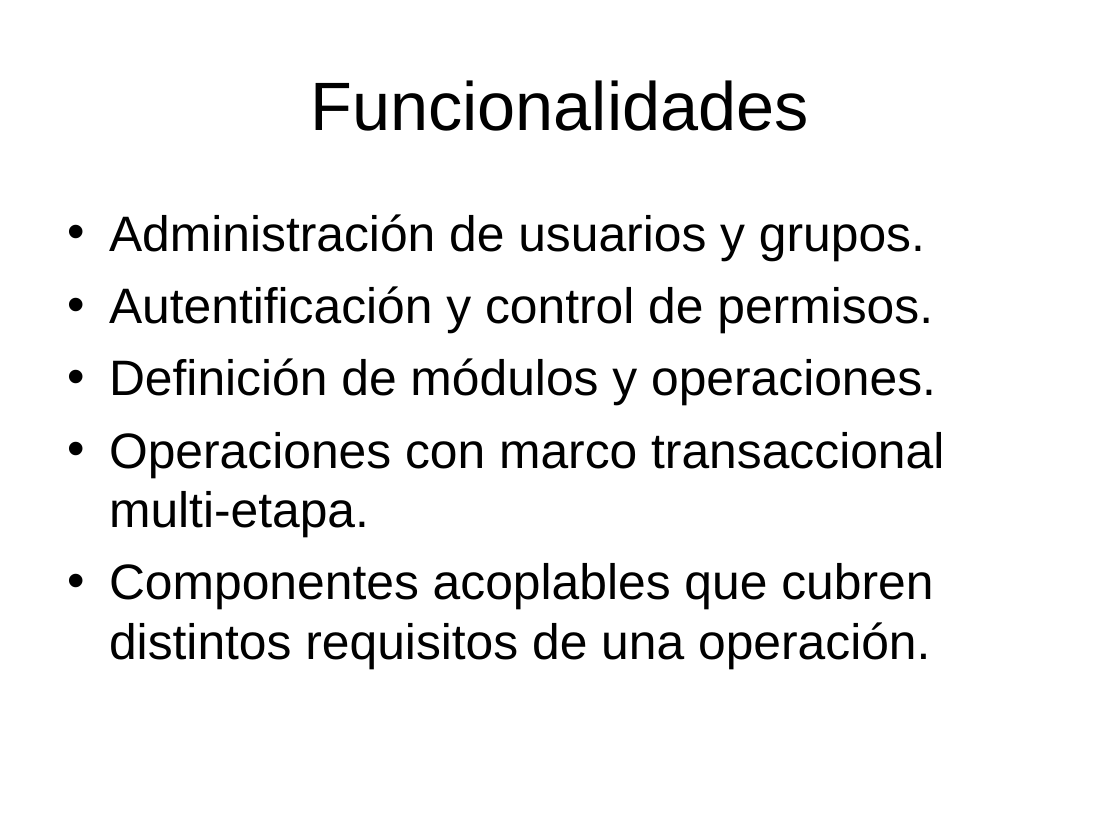
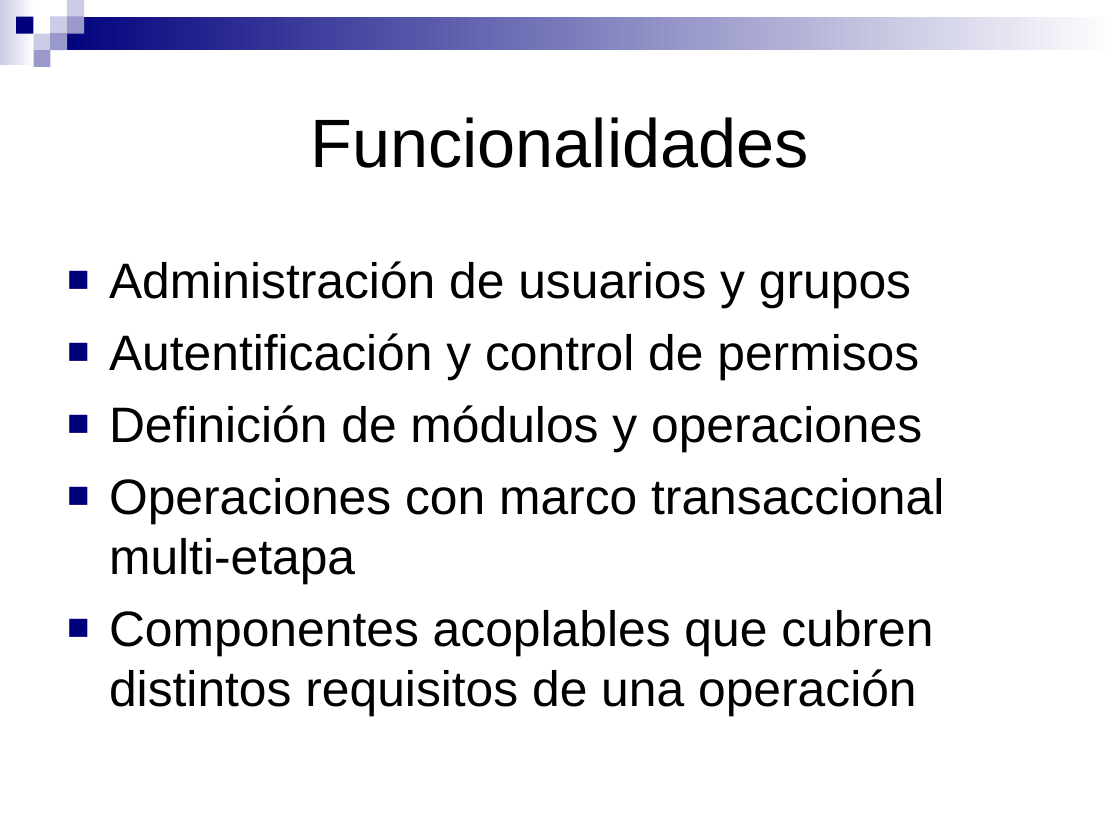
Before and after one commit to SIU-Toba/framework, a slide deck: slide 4 of doc/presentacion/Jornadas JAIIO.ppt. Drawn at 1120x840 pixels with LibreOffice and Linux fonts; fonts in the diff are those of the drawing. Boxes give left, top, right and bottom in pixels: in the first picture for what was removed or moved away, otherwise in the second. Text is boxed around its words. In the diff, an @@ line names an element or a change of style, - is before the commit and + after.

```diff
--- a/doc/presentacion/Jornadas JAIIO.ppt
+++ b/doc/presentacion/Jornadas JAIIO.ppt
@@ group added at (0, 0, 1120, 67): 9 rectangles @@
@@ title "Funcionalidades": place and size @@
-title "Funcionalidades" at (311, 80, 809, 131)
+title "Funcionalidades" at (311, 117, 809, 168)
@@ text at (109, 261, 944, 716): text changed @@
-• Administración de usuarios y grupos.
-• Autentificación y control de permisos.
-• Definición de módulos y operaciones.
-• Operaciones con marco transaccional multi-etapa.
-• Componentes acoplables que cubren distintos requisitos de una operación.
+■ Administración de usuarios y grupos
+■ Autentificación y control de permisos
+■ Definición de módulos y operaciones
+■ Operaciones con marco transaccional multi-etapa
+■ Componentes acoplables que cubren distintos requisitos de una operación
```
Also in this commit, not shown: 4 other slides changed, 1 slide added, 1 slide removed, 2 other files.
